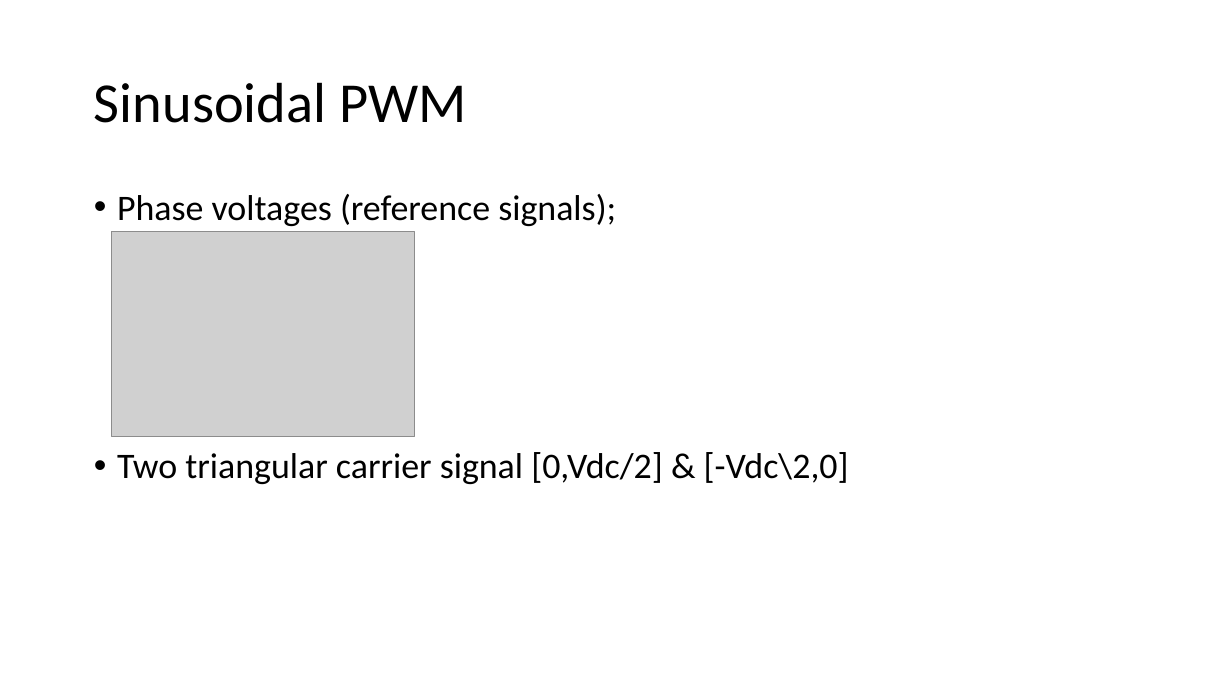
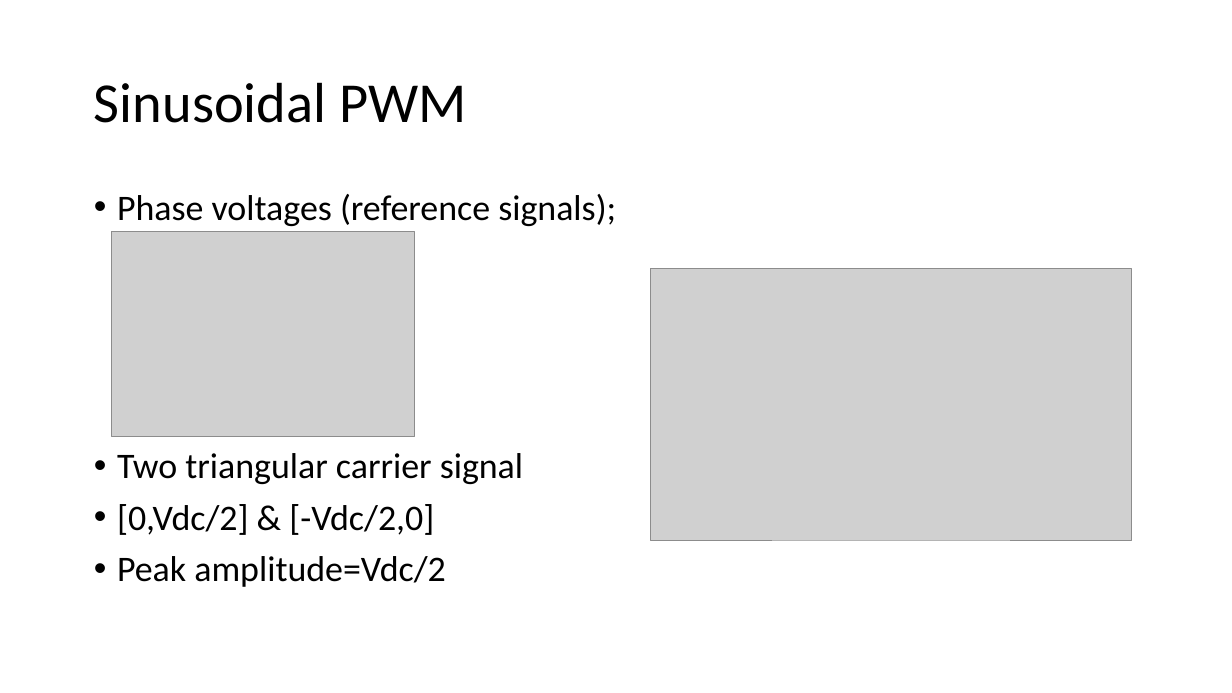
Before and after one commit to ahmetcan-akuz/Thesis, a slide deck: slide 3 of Reports/3-Level NPC Inverter Structure.pptx. Drawn at 1232x693 pixels with LibreOffice and Linux fonts; fonts in the diff are those of the drawing; grey boxes stand for pictures. Boxes give left, top, right and bottom in pixels: in the first picture for what was removed or moved away, otherwise in the second. Text is boxed around its words. In the diff, an @@ line names an element or a change of style, - is before the commit and + after.

Commit message:
Sinusoidal PWM of 3L Inverter

```diff
--- a/Reports/3-Level NPC Inverter Structure.pptx
+++ b/Reports/3-Level NPC Inverter Structure.pptx
@@ picture added at bbox=[651, 269, 1131, 541] @@
@@ text at bbox=[117, 453, 523, 587]: text changed @@
-• Two triangular carrier signal [0,Vdc/2] & [-Vdc\2,0]
+• Two triangular carrier signal
+• [0,Vdc/2] & [-Vdc/2,0]
+• Peak amplitude=Vdc/2
```
Also in this commit, not shown: 2 slides added, 2 other files.
